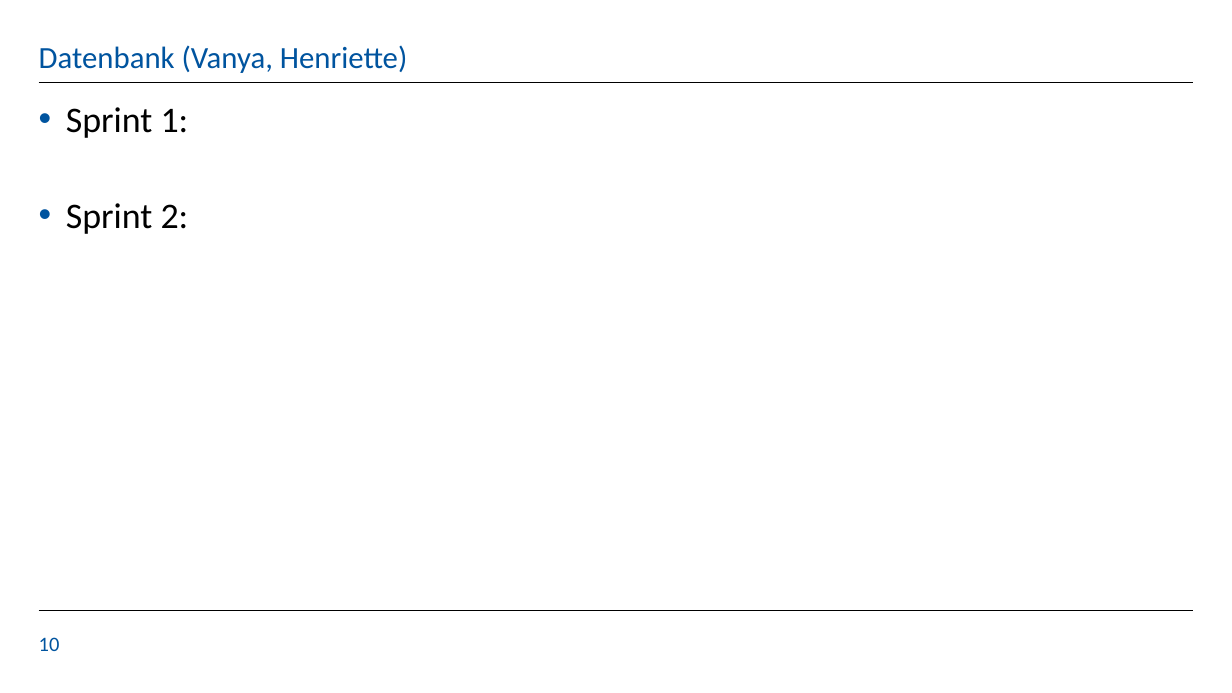
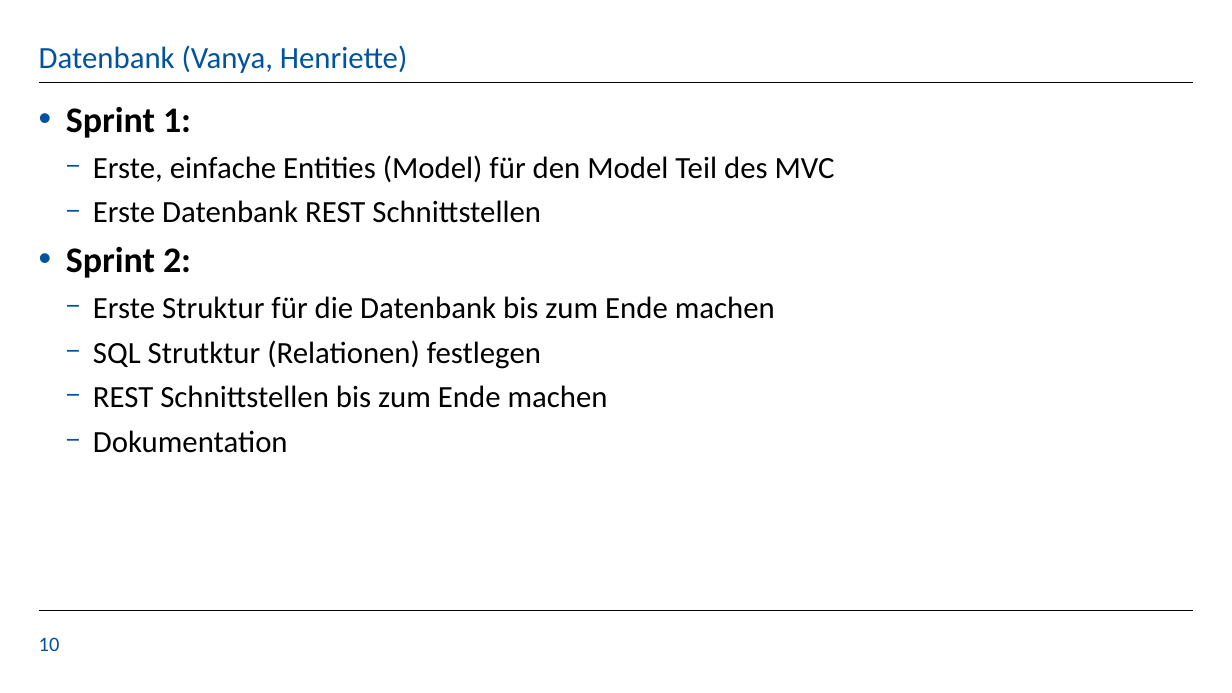
Before and after one commit to KaloyanT/gdis_test_suite, a slide deck: slide 10 of orga/Sprint_2_Presentation.pptx. Drawn at 1232x693 pixels with LibreOffice and Linux fonts; fonts in the diff are those of the drawing; background and template pictures are left out. Boxes give left, top, right and bottom in pixels: in the first picture for what was removed or moved away, otherwise in the second. Text is boxed around its words. In the diff, an @@ line names an element or a change of style, - is before the commit and + after.

Commit message:
Sprint 2 Presentation

```diff
--- a/orga/Sprint_2_Presentation.pptx
+++ b/orga/Sprint_2_Presentation.pptx
@@ text at (66,107,191,278): bold on in "Sprint 1:", "Sprint 2:" @@
@@ text at (93,155,835,223): paragraphs added @@
+    − Erste, einfache Entities (Model) für den Model Teil des MVC
+    − Erste Datenbank REST Schnittstellen
@@ text at (93,296,775,453): paragraphs added @@
+    − Erste Struktur für die Datenbank bis zum Ende machen
+    − SQL Strutktur (Relationen) festlegen
+    − REST Schnittstellen bis zum Ende machen
+    − Dokumentation
```
Also in this commit, not shown: 3 other slides changed.
